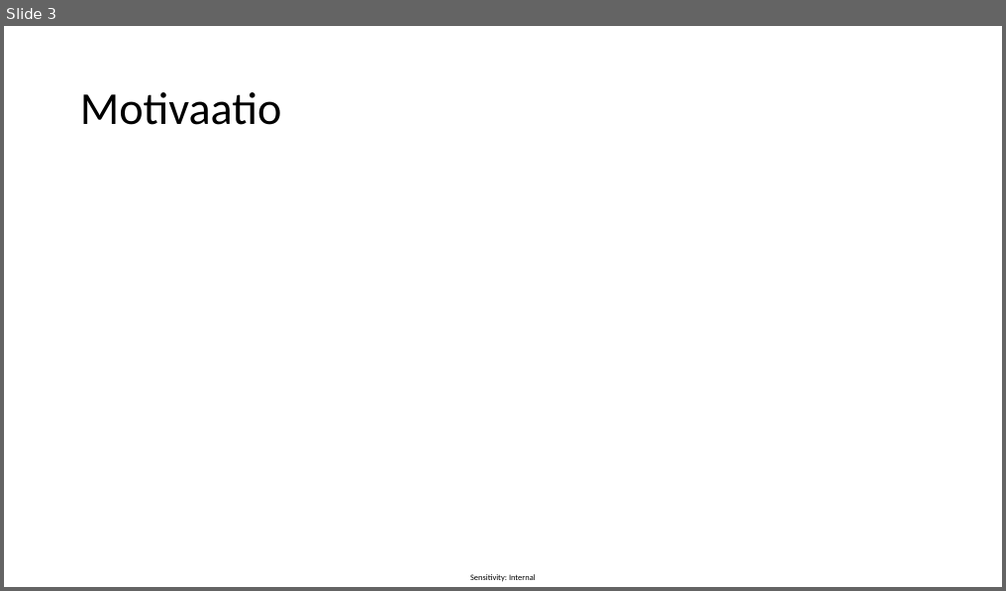
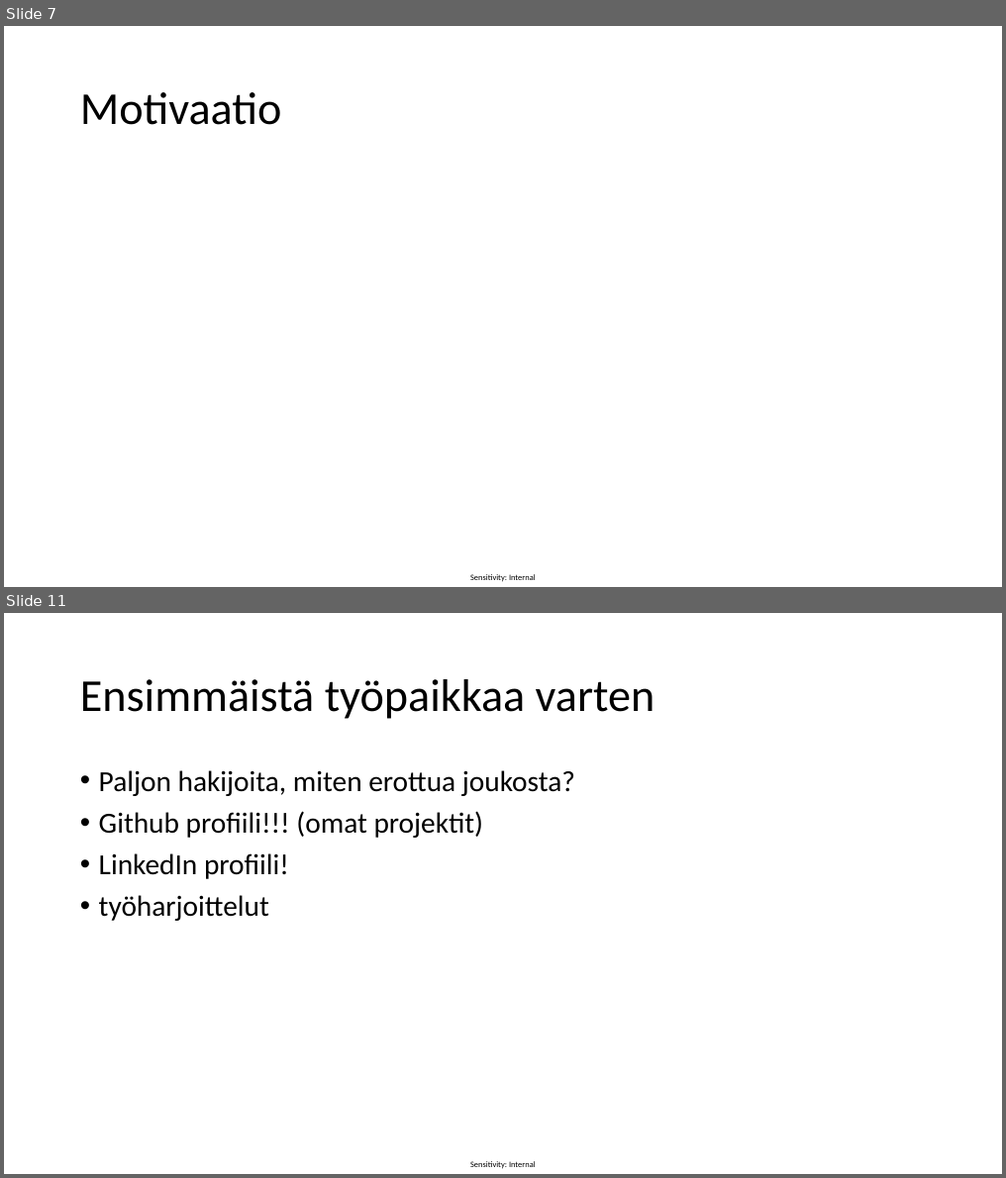
Before and after one commit to vidnyte/pfk2024, a slide deck: PFK2024.pptx. Shown one above the other, each under a label of ours: slide 3 before the commit, slides 7 and 11 after it; the slides between them are not shown. The pictures are 1006x591 and 1006x1178 pixels, drawn with LibreOffice and Linux fonts; fonts in the diff are those of the drawing. Boxes give left, top, right and bottom in pixels: in the first picture for what was removed or moved away, otherwise in the second. Text is boxed around its words. In the diff, an @@ line names an element or a change of style, - is before the commit and + after.

```diff
--- a/PFK2024.pptx
+++ b/PFK2024.pptx
@@ slide 11 added at (x1=4, y1=613, x2=1002, y2=1174), background #FFFFFF; not listed: 1 template element that a slide beside it also shows @@
@@ title added at (x1=80, y1=679, x2=655, y2=719), 44 pt, text #000000 @@
+Ensimmäistä työpaikkaa varten
@@ text added at (x1=99, y1=770, x2=575, y2=921), 28 pt, text #000000 @@
+• Paljon hakijoita, miten erottua joukosta?
+• Github profiili!!! (omat projektit)
+• LinkedIn profiili!
+• työharjoittelut
@@ what was slide 3 is now slide 7 @@
```
Also in this commit, not shown: 7 other slides added, 1 slide removed, 6 other files.
